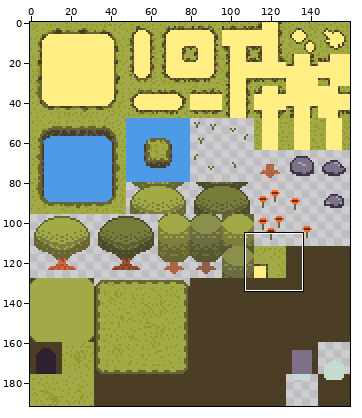
Sprite sheet, stored at Assets/Act1/TileMaps/ForestTileSetAct1.png. Above, an overview of the earlier version with the close-up marked.
Close-up. Before the commit:
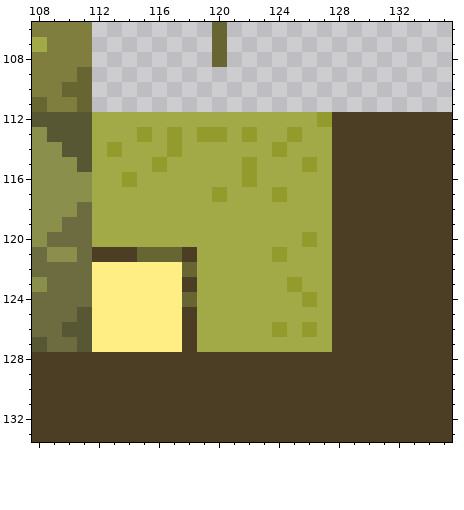
The file is 160x192 pixels. Shown: x 108..135, y 106..133.
Now the later version:
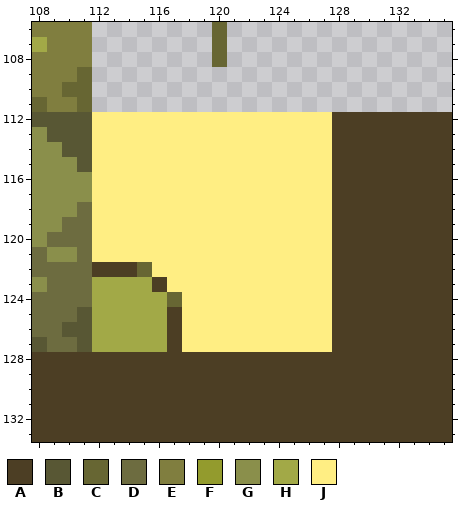
Palette (. is transparent): A #4c3e24  B #585734  C #676633  D #6d6c40  E #807e3f  F #939b2d  G #8a8f4b  H #a2a947  J #ffee83
Change:
y 112: x 112..127 HHHHHHHHHHHHHHHF -> JJJJJJJJJJJJJJJJ
y 113: x 112..127 HHHFHFHFFHFHHFHH -> JJJJJJJJJJJJJJJJ
y 114: x 112..127 HFHHHFHHHHHHFHHH -> JJJJJJJJJJJJJJJJ
y 115: x 112..127 HHHHFHHHHHFHHHFH -> JJJJJJJJJJJJJJJJ
y 116: x 112..127 HHFHHHHHHHFHHHHH -> JJJJJJJJJJJJJJJJ
y 117: x 112..127 HHHHHHHHFHHHFHHH -> JJJJJJJJJJJJJJJJ
y 118..119: x 112..127 HHHHHHHHHHHHHHHH -> JJJJJJJJJJJJJJJJ
y 120: x 112..127 HHHHHHHHHHHHHHFH -> JJJJJJJJJJJJJJJJ
y 121: x 112..127 AAACCCAHHHHHFHHH -> JJJJJJJJJJJJJJJJ
y 122: x 112..115 JJJJ -> AAAC; x 118..127 CHHHHHHHHH -> JJJJJJJJJJ
y 123: x 112..116 JJJJJ -> HHHHA; x 118..127 AHHHHHHFHH -> JJJJJJJJJJ
y 124: x 112..127 JJJJJJCHHHHHHHFH -> HHHHHCJJJJJJJJJJ
y 125: x 112..127 JJJJJJAHHHHHHHHH -> HHHHHAJJJJJJJJJJ
y 126: x 112..127 JJJJJJAHHHHHFHFH -> HHHHHAJJJJJJJJJJ
y 127: x 112..127 JJJJJJAHHHHHHHHH -> HHHHHAJJJJJJJJJJ
